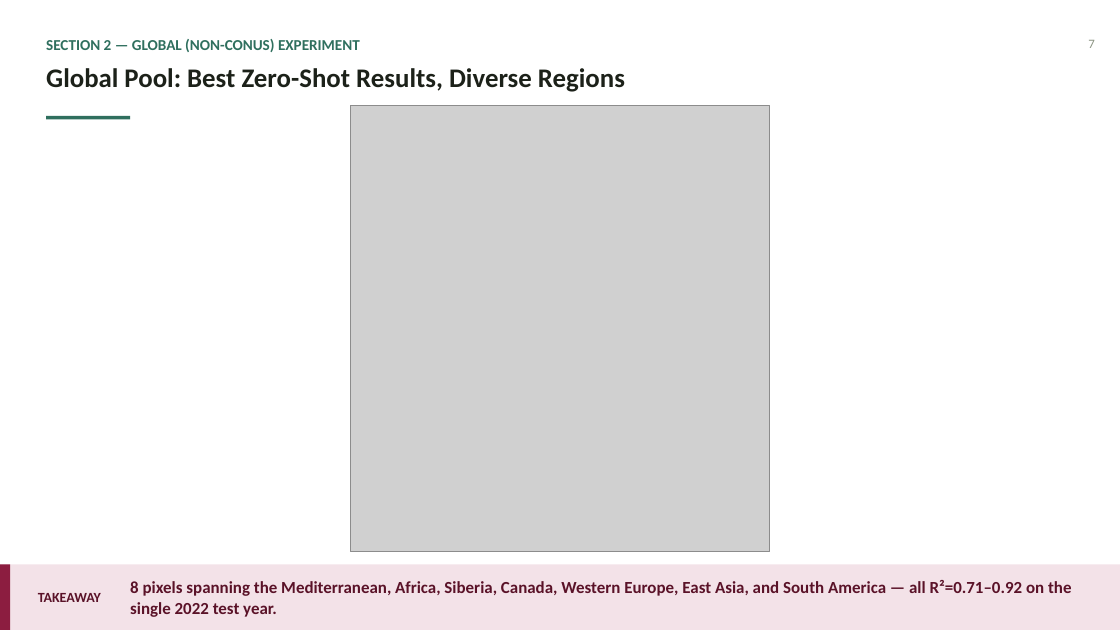
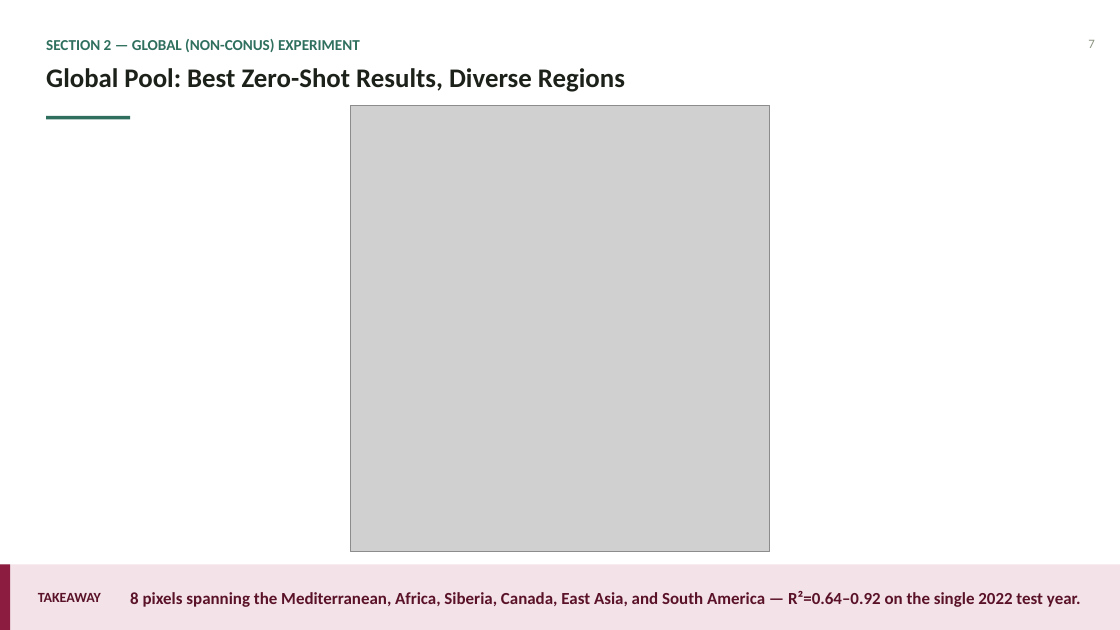
Before and after one commit to zhanghchen/Chronos2-vegetation-forecasting, a slide deck: slide 7 of presentations/LOYO_CV_Robustness_Update/LOYO_CV_Robustness_Update.pptx. Drawn at 1120x630 pixels with LibreOffice and Linux fonts; fonts in the diff are those of the drawing; grey boxes stand for pictures. Boxes give left, top, right and bottom in pixels: in the first picture for what was removed or moved away, otherwise in the second. Text is boxed around its words. In the diff, an @@ line names an element or a change of style, - is before the commit and + after.

```diff
--- a/presentations/LOYO_CV_Robustness_Update/LOYO_CV_Robustness_Update.pptx
+++ b/presentations/LOYO_CV_Robustness_Update/LOYO_CV_Robustness_Update.pptx
@@ text at [130,591,1081,607]: text changed @@
-8 pixels spanning the Mediterranean, Africa, Siberia, Canada, Western Europe, East Asia, and South America — all R²=0.71–0.92 on the single 2022 test year.
+8 pixels spanning the Mediterranean, Africa, Siberia, Canada, East Asia, and South America — R²=0.64–0.92 on the single 2022 test year.
```
Also in this commit, not shown: 11 other files.
